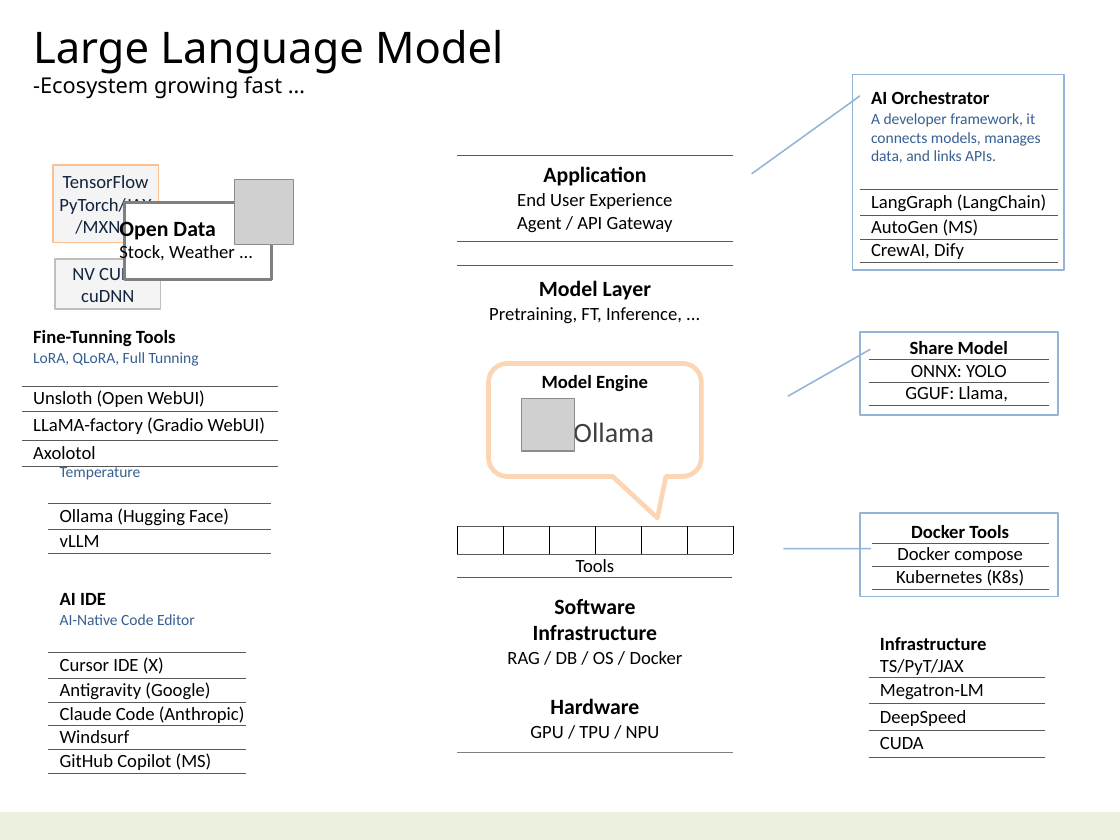
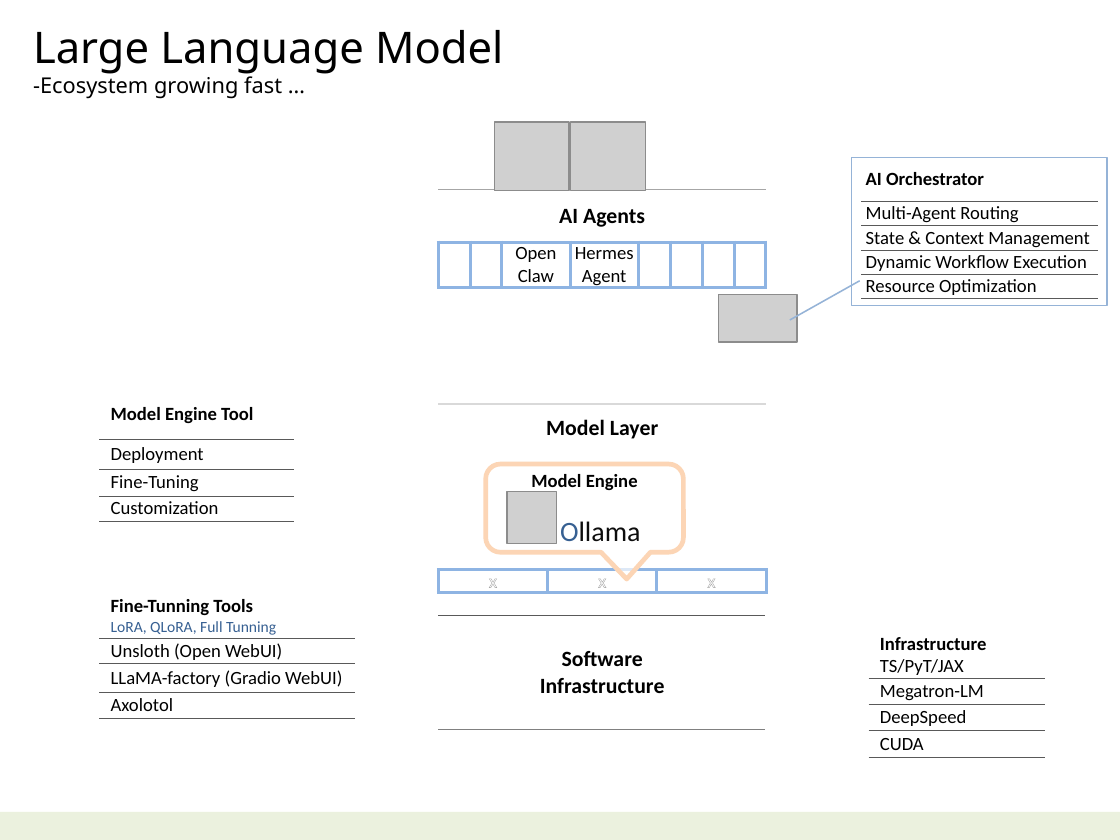
Before and after one commit to navibator/crazy-ai, a slide deck: slide 6 of ai-gemma.pptx. Drawn at 1120x840 pixels with LibreOffice and Linux fonts; fonts in the diff are those of the drawing; grey boxes stand for pictures. Boxes give left, top, right and bottom in pixels: in the first picture for what was removed or moved away, otherwise in the second. Text is boxed around its words. In the diff, an @@ line names an element or a change of style, - is before the commit and + after.

```diff
--- a/ai-gemma.pptx
+++ b/ai-gemma.pptx
@@ table removed at bbox=[860, 86, 1058, 263], 4 rows, 1 columns @@
-AI Orchestrator / A developer framework, it connects models, manages data, and links APIs.
-LangGraph (LangChain)
-AutoGen (MS)
-CrewAI, Dify
@@ picture added at bbox=[494, 122, 569, 190] @@
@@ picture added at bbox=[570, 122, 645, 190] @@
@@ rectangle removed at bbox=[53, 165, 158, 242] @@
-TensorFlow
-PyTorch/JAX
-/MXNet
@@ picture removed at bbox=[235, 179, 295, 244] @@
@@ border callout: place and size @@
-border callout at bbox=[852, 75, 1064, 270]
+border callout at bbox=[851, 158, 1107, 306]
@@ border callout at bbox=[851, 158, 1107, 306]: proportions changed @@
@@ table added at bbox=[861, 158, 1098, 299], 5 rows, 1 columns @@
+AI Orchestrator
+Multi-Agent Routing
+State & Context Management
+Dynamic Workflow Execution
+Resource Optimization
@@ rectangle removed at bbox=[124, 203, 271, 280] @@
@@ table added at bbox=[438, 189, 763, 292], 2 rows, 8 columns @@
+AI Agents |  |  |  |  |  |  | 
+ |  | Open / Claw | Hermes / Agent |  |  |  | 
@@ text removed at bbox=[119, 218, 235, 264] @@
-Open Data
-Stock, Weather ...
@@ rectangle removed at bbox=[55, 259, 160, 309] @@
-NV CUDA
-cuDNN
@@ picture added at bbox=[719, 295, 797, 342] @@
@@ border callout removed at bbox=[860, 332, 1058, 414] @@
@@ table removed at bbox=[869, 336, 1049, 405], 3 rows, 1 columns @@
-Share Model
-ONNX: YOLO
-GGUF: Llama,
@@ table at bbox=[100, 390, 295, 521] @@
-row 1: Model Engine Tools / Deployment, Inference, Model Customization, System Prompt, Temperature
-row 2: Ollama (Hugging Face)
-row 3: vLLM
+row 1: Model Engine Tool
+row 2: Deployment
+row 3: Fine-Tuning
+row 4: Customization
@@ table: place and size @@
-table at bbox=[48, 402, 271, 553]
+table at bbox=[100, 390, 295, 521]
@@ table at bbox=[438, 404, 767, 729] @@
-Application / End User Experience / Agent / API Gateway |  |  |  |  | 
- |  |  |  |  | 
-Model Layer / Pretraining, FT, Inference, ... |  |  |  |  | 
- |  |  |  |  | 
-Tools |  |  |  |  | 
-Software / Infrastructure / RAG / DB / OS / Docker |  |  |  |  | 
-Hardware / GPU / TPU / NPU |  |  |  |  | 
+Model Layer |  | 
+x | x | x
+ |  | 
+Software / Infrastructure |  | 
@@ table: place and size @@
-table at bbox=[457, 156, 732, 753]
+table at bbox=[438, 404, 767, 729]
@@ rounded speech box "Model Engine" at bbox=[486, 464, 684, 552]: proportions changed @@
@@ rounded speech box "Model Engine": place and size @@
-rounded speech box "Model Engine" at bbox=[488, 364, 701, 477]
+rounded speech box "Model Engine" at bbox=[486, 464, 684, 552]
@@ picture: place and size @@
-picture at bbox=[521, 399, 575, 451]
+picture at bbox=[507, 492, 557, 544]
@@ text in rounded speech box at bbox=[560, 521, 640, 542]: text colour #404040 to #376092, text colour #404040 to #0D0D0D in "Ollama" @@
@@ border callout removed at bbox=[860, 513, 1058, 596] @@
@@ table removed at bbox=[871, 521, 1048, 590], 3 rows, 1 columns @@
-Docker Tools
-Docker compose
-Kubernetes (K8s)
@@ table removed at bbox=[48, 588, 246, 774], 6 rows, 1 columns @@
-AI IDE / AI-Native Code Editor
-Cursor IDE (X)
-Antigravity (Google)
-Claude Code (Anthropic)
-Windsurf
-GitHub Copilot (MS)
@@ table: place and size @@
-table at bbox=[22, 326, 278, 466]
+table at bbox=[100, 594, 355, 718]
```
Also in this commit, not shown: 7 other slides changed, 1 other file.
